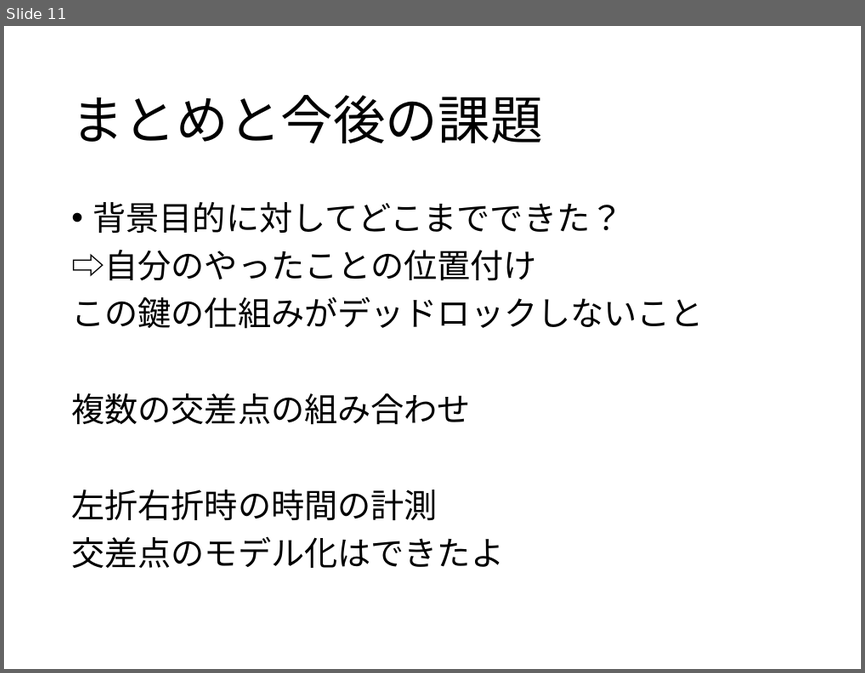
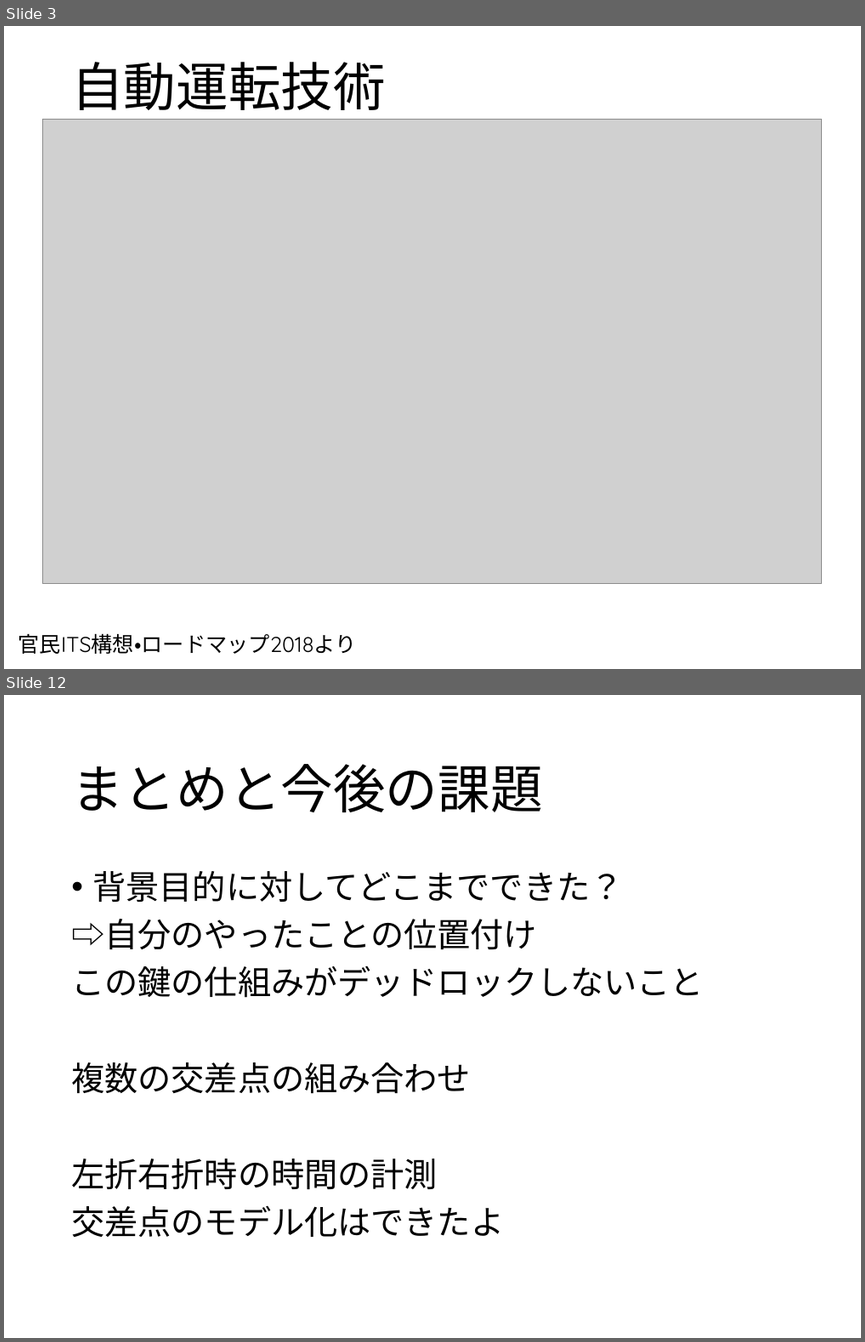
Before and after one commit to Sahara62/graduateResearch, a slide deck: GraduateSlide.pptx. Shown one above the other, each under a label of ours: slide 11 before the commit, slides 3 and 12 after it; the slides between them are not shown. The pictures are 865x673 and 865x1342 pixels, drawn with LibreOffice and Linux fonts; fonts in the diff are those of the drawing; grey boxes stand for pictures. Boxes give left, top, right and bottom in pixels: in the first picture for what was removed or moved away, otherwise in the second. Text is boxed around its words. In the diff, an @@ line names an element or a change of style, - is before the commit and + after.

```diff
--- a/GraduateSlide.pptx
+++ b/GraduateSlide.pptx
@@ slide 3 added at bbox=[4, 26, 861, 669], background #FFFFFF @@
@@ title added at bbox=[71, 62, 386, 120], 44 pt, text #000000 @@
+自動運転技術
@@ picture added at bbox=[43, 120, 823, 583] @@
@@ text added at bbox=[18, 633, 357, 653], 18 pt, text #000000 @@
+官民ITS構想・ロードマップ2018より
@@ what was slide 11 is now slide 12 @@
```
Also in this commit, not shown: 10 slides changed, 1 other file.
